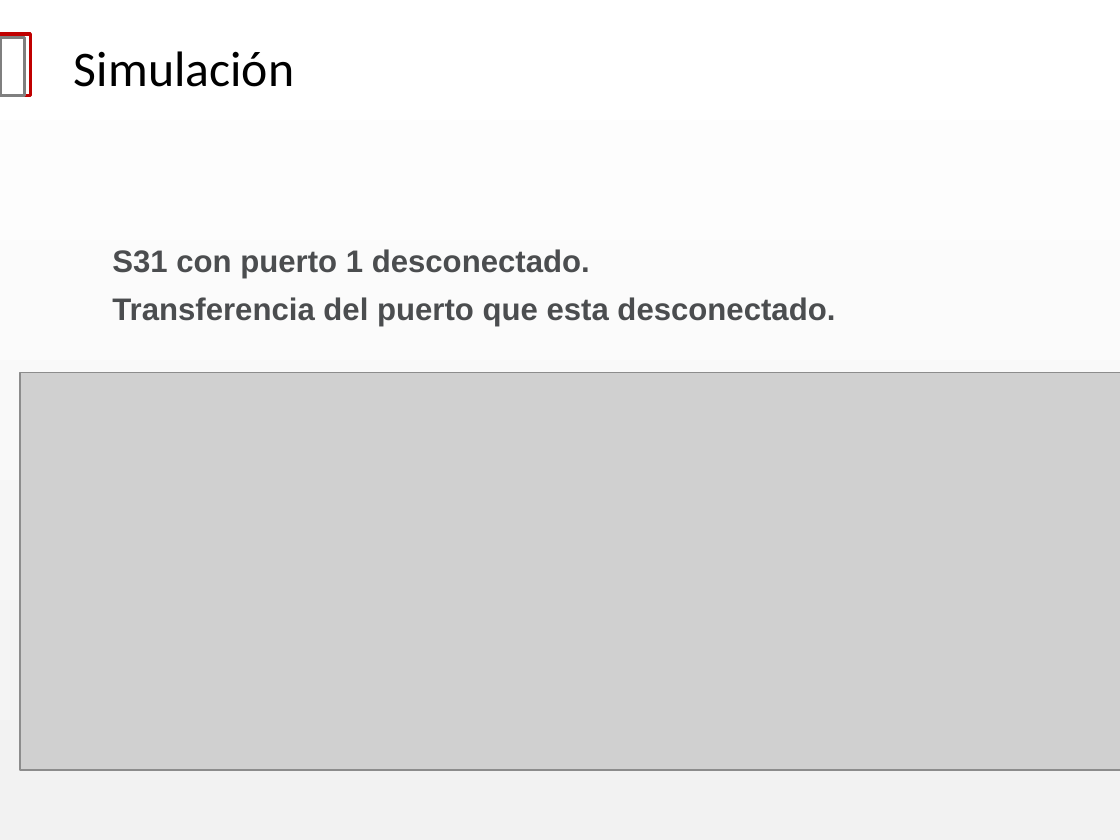
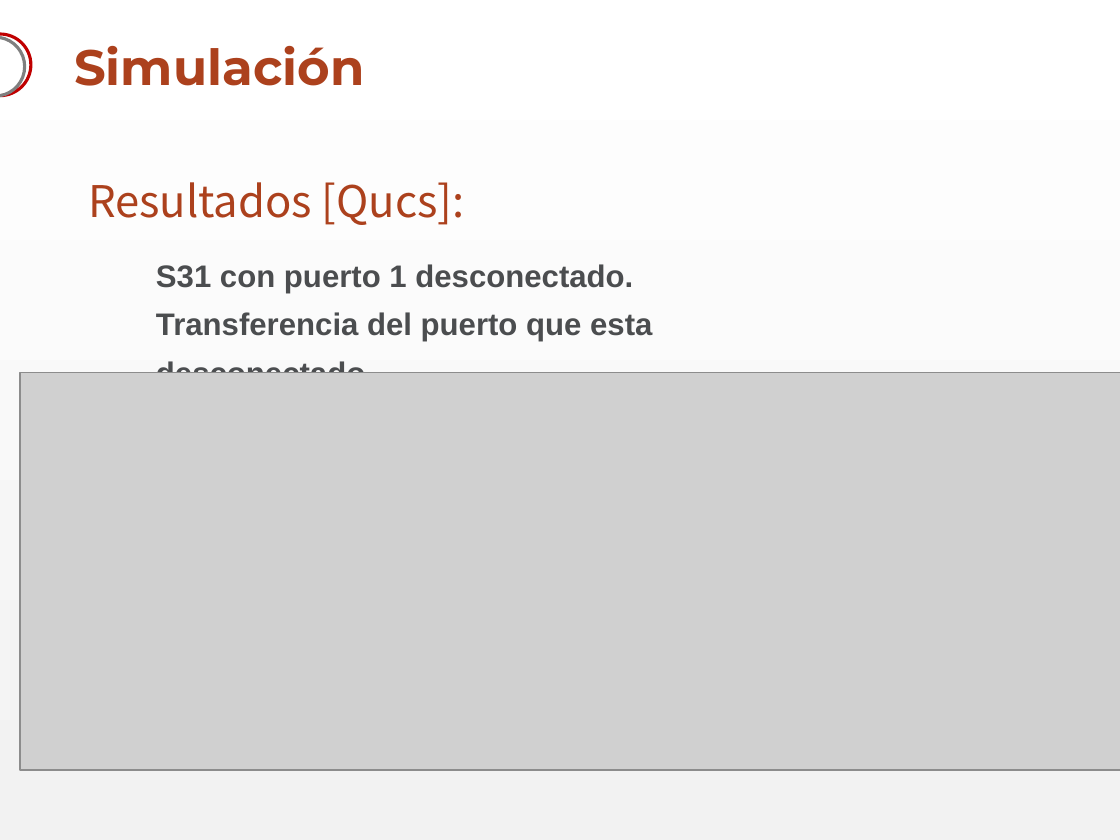
Before and after one commit to akukulanski/RF_Switch_3GHz, a slide deck: slide 10 of Presentación/RF Switch.pptx. Drawn at 1120x840 pixels with LibreOffice and Linux fonts; fonts in the diff are those of the drawing; grey boxes stand for pictures; background and template pictures are left out. Boxes give left, top, right and bottom in pixels: in the first picture for what was removed or moved away, otherwise in the second. Text is boxed around its words. In the diff, an @@ line names an element or a change of style, - is before the commit and + after.

```diff
--- a/Presentación/RF Switch.pptx
+++ b/Presentación/RF Switch.pptx
@@ title "Simulación" at [74, 46, 364, 86]: font Calibri to Montserrat, text colour #000000 to #AC411D, bold on; line spacing 1 to 0.9 @@
@@ rectangle removed at [0, 34, 31, 95] @@
@@ rectangle removed at [0, 38, 25, 96] @@
@@ freeform shape added at [0, 34, 31, 95], outline #C00000 2 pt @@
@@ freeform shape added at [0, 38, 25, 96], outline #7F7F7F 2 pt @@
@@ text "Resultados [Qucs]:" at [88, 182, 465, 225]: text colour #000000 to #AC411D, bold off; alignment left to justified; line spacing 1 to 1.1; more space between paragraphs; vertical alignment bottom to top @@
@@ text "S31 con puerto 1 desconectado." rewrapped from [112, 249, 835, 327] to [156, 264, 652, 341] @@
```
Also in this commit, not shown: 14 other slides changed.
